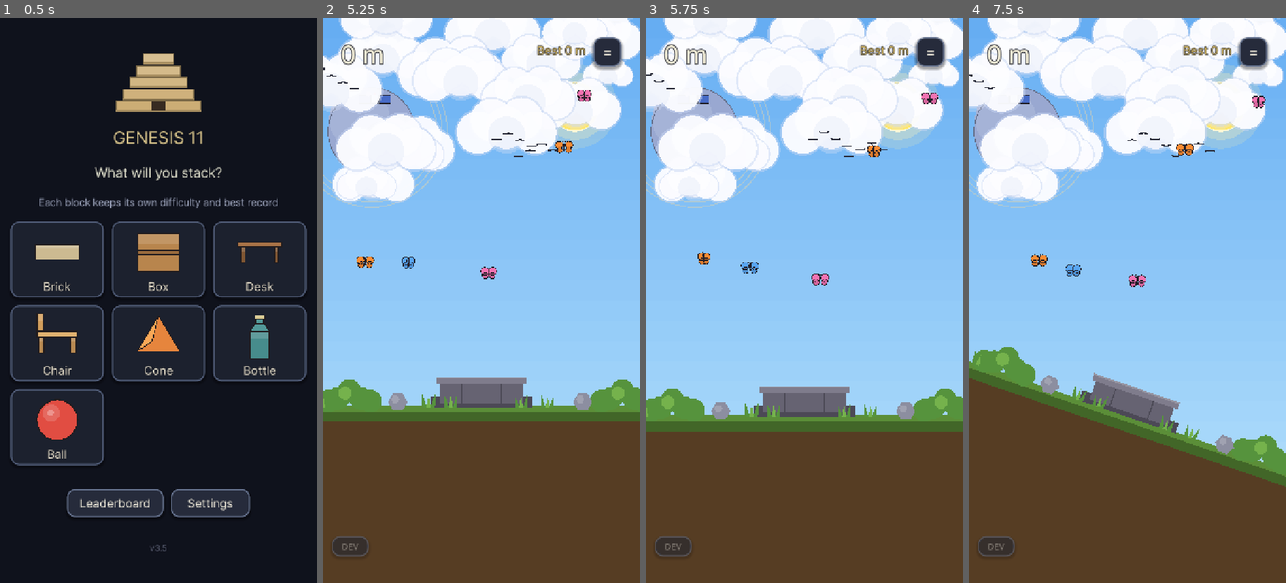
Above: before the commit, frames 1-4 (left to right).
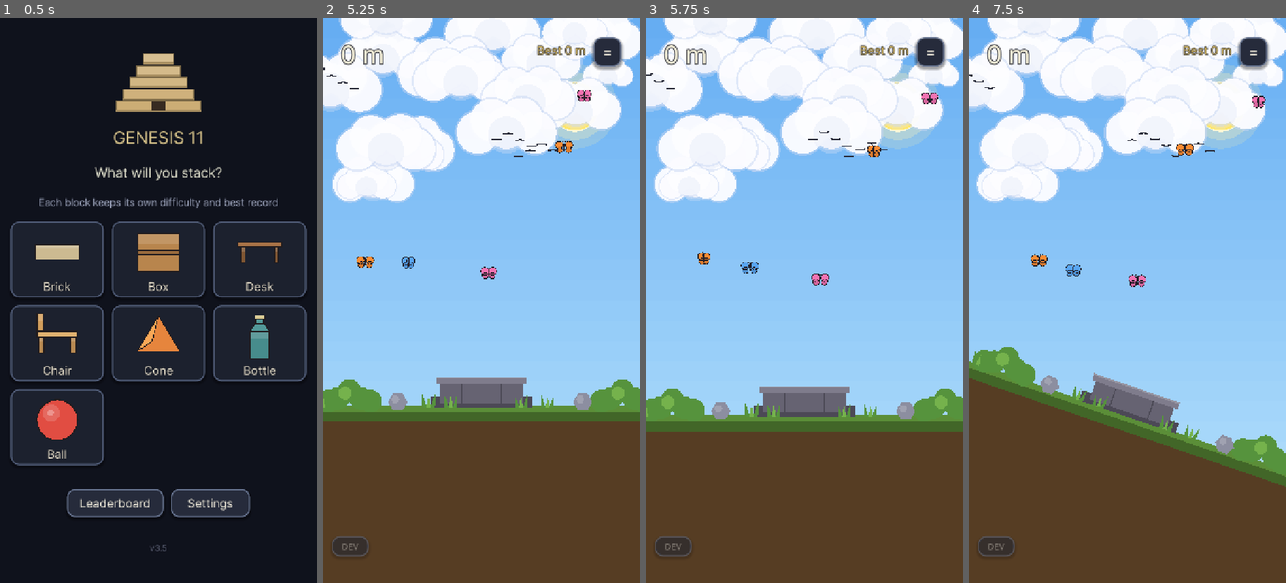
Above: after the commit, the same moments.

Repository: jungrok5/babel-tower
Game: Godot game, scene res://scenes/Main.tscn
Two runs of this game, one before a commit and one after it. Both use one fixed random seed, a clock stepped at 60 frames per second and the inputs below.
Inputs (mouse positions are in pixels of both pictures, inside the frame that each line leads up to):
- Up to frame 1 (0.5 s): no input
- Up to frame 2 (5.25 s): click "Brick" at 0.5 s; tap Enter at 1.25 s; move the mouse to (551, 272) at 1.27 s; tap R at 1.35 s; click (551, 272) at 1.42 s; tap Space at 1.52, 1.82 s; drag from (418, 328) to (465, 413) at 2.02 s; click "Don't show again" at 2.75 s; click "Don't show again" at 3.5 s; click "Don't show again" at 4.25 s; click "Start" at 5 s
- Up to frame 3 (5.75 s): no input
- Up to frame 4 (7.5 s): click "=" at 5.75 s; click "DEV" at 6.5 s; click "Resume" at 7.25 s

Frame 1 is identical in both runs. In frame 2, 1.0% of the frame differs, in the area x 0-40%, y 12-34%; in frame 3, 1.0%; in frame 4, 1.0%.

Commit message:
sky: raise parallax on space objects so they reveal only as you climb
Satellites/ISS/astronaut/UFO/planet used very low parallax, making them
visible even from near the ground (spoiling the 'what's up there next?'
discovery). Higher parallax gates each to its own altitude band via the
existing off-screen cull, so you only meet them once you climb into range.

Co-Authored-By: Claude Opus 4.8 <noreply@anthropic.com>
Claude-Session: https://claude.ai/code/session_01Jx8xk1vyhwdsC6SaQay3dQ

Diff:
--- a/scripts/sky.gd
+++ b/scripts/sky.gd
@@ -80,17 +80,17 @@
 	if randf() < 0.85:
 		_add("plane", randf_range(45.0, 110.0), {"dir": _dir(), "spd": randf_range(45.0, 75.0), "par": randf_range(0.6, 0.8)})
 	for i in 2:
-		_add("satellite", randf_range(85.0, 180.0), {"dir": _dir(), "spd": randf_range(18.0, 30.0), "par": 0.5})
+		_add("satellite", randf_range(85.0, 180.0), {"dir": _dir(), "spd": randf_range(18.0, 30.0), "par": 0.85})
 	if randf() < 0.7:
-		_add("iss", randf_range(115.0, 195.0), {"dir": _dir(), "spd": randf_range(10.0, 18.0), "par": 0.5})
+		_add("iss", randf_range(115.0, 195.0), {"dir": _dir(), "spd": randf_range(10.0, 18.0), "par": 0.8})
 	if randf() < 0.5:   # 우주인 — 희귀
-		_add("astronaut", randf_range(135.0, 220.0), {"ph": randf() * TAU, "par": 0.55})
-	if randf() < 0.75:
-		_add("planet", randf_range(155.0, 260.0), {"col": _pick(_PLANET_COLS), "r": randf_range(60.0, 108.0), "ring": randf() < 0.5, "par": 0.2})
+		_add("astronaut", randf_range(135.0, 220.0), {"ph": randf() * TAU, "par": 0.9})
+	if randf() < 0.75:  # 행성은 멀어서 오래 보이지만 그래도 고공에서만
+		_add("planet", randf_range(155.0, 260.0), {"col": _pick(_PLANET_COLS), "r": randf_range(60.0, 108.0), "ring": randf() < 0.5, "par": 0.42})
 	if randf() < 0.22:  # UFO — 아주 희귀
-		_add("ufo", randf_range(120.0, 205.0), {"dir": _dir(), "spd": randf_range(28.0, 48.0), "par": 0.5})
+		_add("ufo", randf_range(120.0, 205.0), {"dir": _dir(), "spd": randf_range(28.0, 48.0), "par": 0.85})
 	for i in 2:
-		_add("shootingstar", randf_range(150.0, 320.0), {"ph": randf() * TAU, "period": randf_range(5.0, 10.0), "dir": _dir(), "par": 0.5})
+		_add("shootingstar", randf_range(150.0, 320.0), {"ph": randf() * TAU, "period": randf_range(5.0, 10.0), "dir": _dir(), "par": 0.7})
 
 
 ## 테스트용: 모든 종류를 알려진 고도에 하나씩 강제 배치(스샷 검증).
@@ -100,11 +100,11 @@
 	_add("birdflock", 45.0, {"n": 5, "dir": 1.0, "spd": 30.0, "par": 0.9})
 	_add("balloon", 66.0, {"col": _BAL_COLS[0], "rise": 0.0, "ph": 0.0, "par": 1.0})
 	_add("plane", 85.0, {"dir": 1.0, "spd": 0.0, "par": 0.7})
-	_add("satellite", 125.0, {"dir": 1.0, "spd": 0.0, "par": 0.5})
-	_add("iss", 132.0, {"dir": 1.0, "spd": 0.0, "par": 0.5})
-	_add("ufo", 150.0, {"dir": 1.0, "spd": 0.0, "par": 0.5})
-	_add("astronaut", 168.0, {"ph": 0.0, "par": 0.55})
-	_add("planet", 185.0, {"col": _PLANET_COLS[0], "r": 96.0, "ring": true, "par": 0.2})
+	_add("satellite", 125.0, {"dir": 1.0, "spd": 0.0, "par": 0.85})
+	_add("iss", 132.0, {"dir": 1.0, "spd": 0.0, "par": 0.8})
+	_add("ufo", 150.0, {"dir": 1.0, "spd": 0.0, "par": 0.85})
+	_add("astronaut", 168.0, {"ph": 0.0, "par": 0.9})
+	_add("planet", 185.0, {"col": _PLANET_COLS[0], "r": 96.0, "ring": true, "par": 0.42})
 	_add("shootingstar", 190.0, {"ph": 0.0, "period": 6.0, "dir": 1.0, "par": 0.5})
 
 
